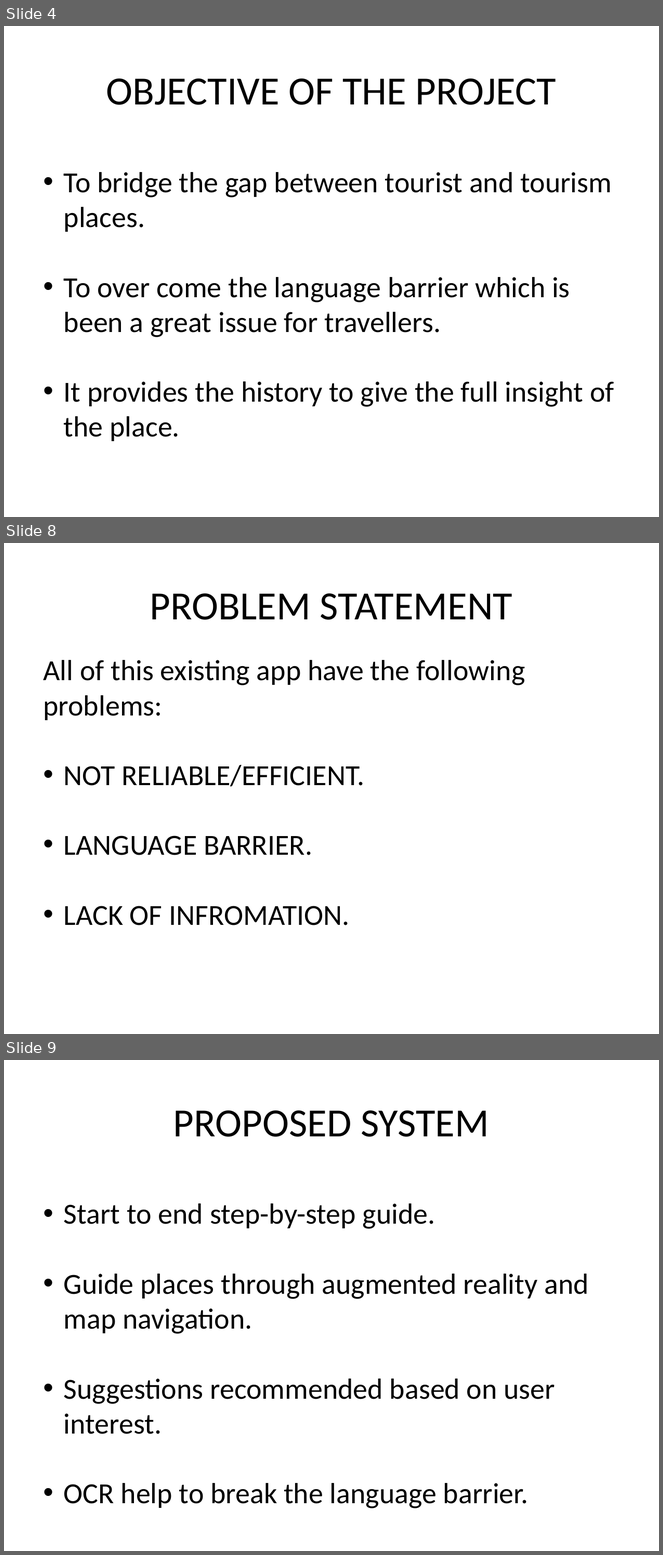
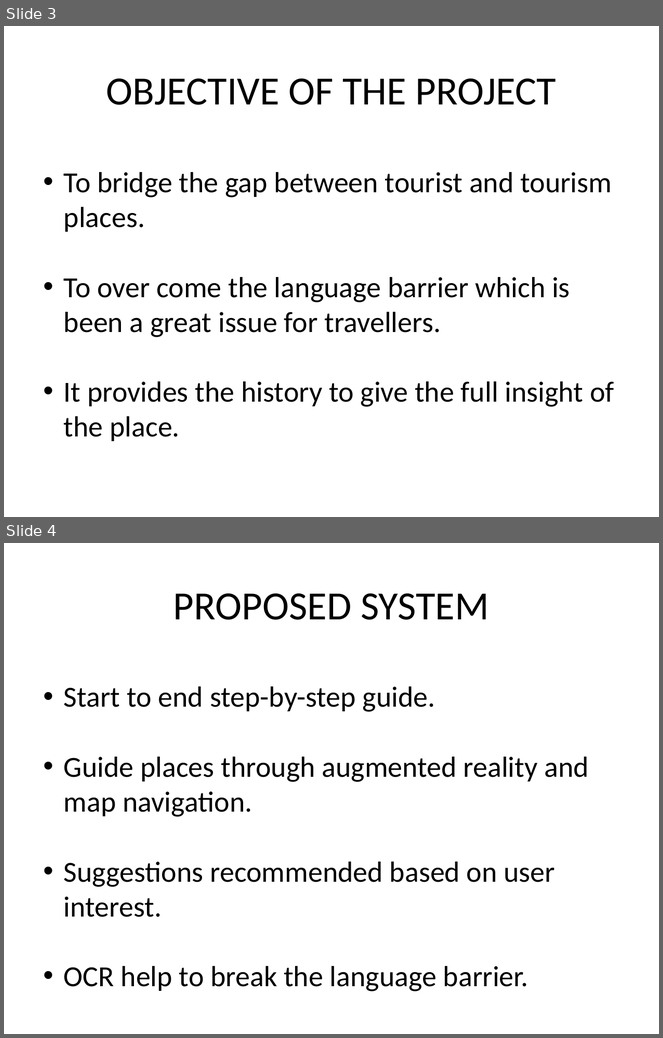
Before and after one commit to alenthomas/phaseOne, a slide deck: Silde/Group 4.pptx. Shown one above the other, each under a label of ours: slides 4, 8 and 9 before the commit, slides 3 and 4 after it; the slides between them are not shown. The pictures are 663x1555 and 663x1038 pixels, drawn with LibreOffice and Linux fonts; fonts in the diff are those of the drawing. Boxes give left, top, right and bottom in pixels: in the first picture for what was removed or moved away, otherwise in the second. Text is boxed around its words. In the diff, an @@ line names an element or a change of style, - is before the commit and + after.

```diff
--- a/Silde/Group 4.pptx
+++ b/Silde/Group 4.pptx
@@ slide 8 removed at box(4, 543, 659, 1034), background #FFFFFF @@
@@ title removed at box(150, 593, 513, 620) @@
-PROBLEM STATEMENT
@@ text removed at box(43, 660, 525, 926) @@
-All of this existing app have the following problems:
-• NOT RELIABLE/EFFICIENT.
-• LANGUAGE BARRIER.
-• LACK OF INFROMATION.
@@ what was slide 4 is now slide 3 @@
@@ what was slide 9 is now slide 4 @@
```
Also in this commit, not shown: 10 slides added, 9 other slides removed, 1 other file.
